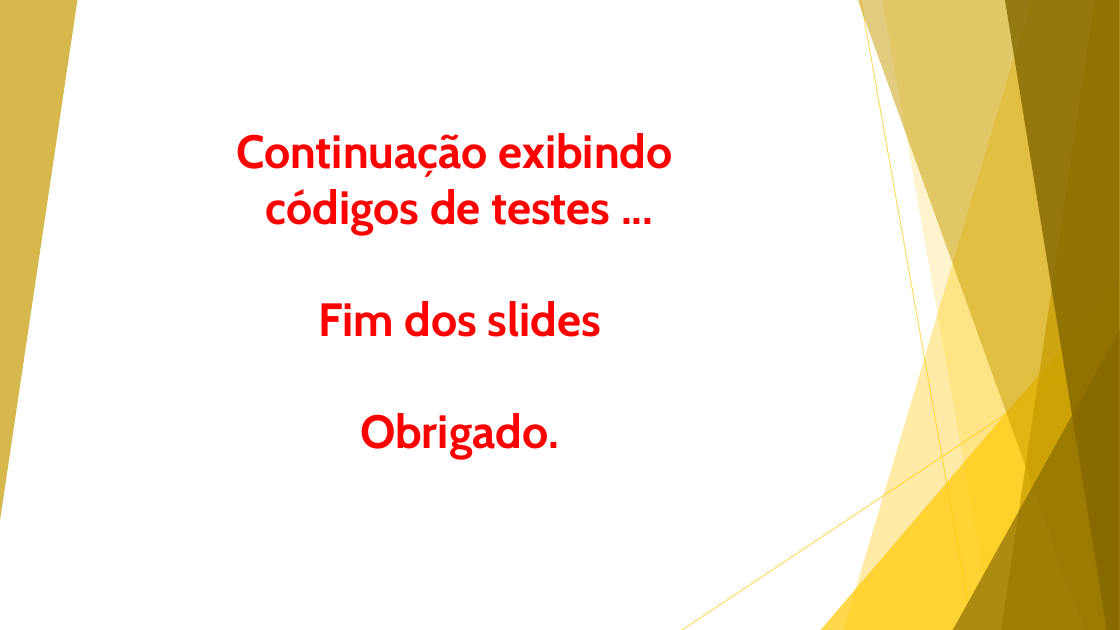
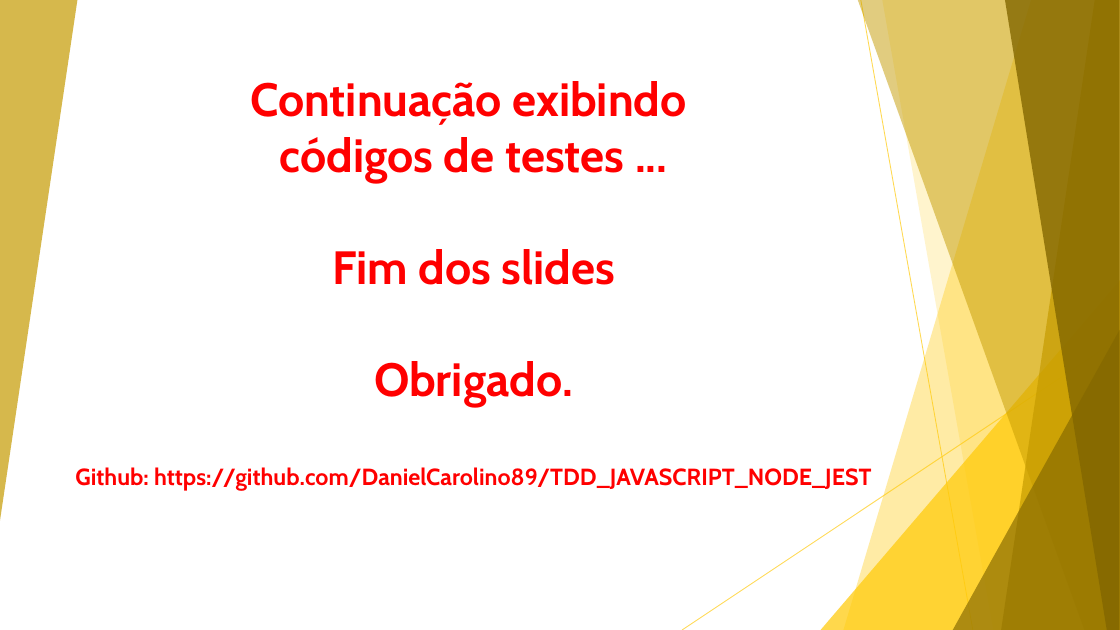
Before and after one commit to DanielCarolino89/TDD_JAVASCRIPT_NODE_JEST, a slide deck: slide 11 of Apresentação TDD.pptx. Drawn at 1120x630 pixels with LibreOffice and Linux fonts; fonts in the diff are those of the drawing. Boxes give left, top, right and bottom in pixels: in the first picture for what was removed or moved away, otherwise in the second. Text is boxed around its words. In the diff, an @@ line names an element or a change of style, - is before the commit and + after.

Commit message:
22/04/25

```diff
--- a/Apresentação TDD.pptx
+++ b/Apresentação TDD.pptx
@@ text "Continuação exibindo": place and size @@
-text "Continuação exibindo" at <box>236,133,672,460</box>
+text "Continuação exibindo" at <box>75,81,871,491</box>
@@ text at <box>75,467,871,491</box>: paragraph added @@
+Github: https://github.com/DanielCarolino89/TDD_JAVASCRIPT_NODE_JEST
```
